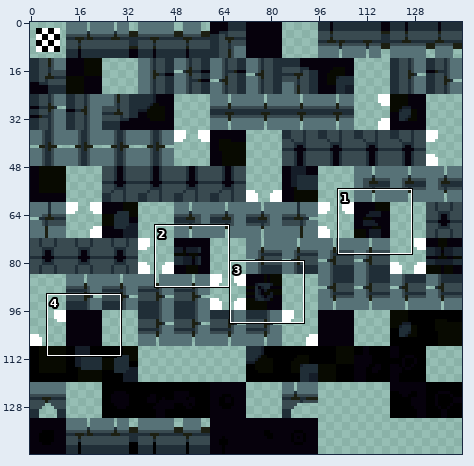
Sprite sheet: tilesets/ts_nexus_foreground_1/output_tileset.png. Above, an overview of the earlier version with the close-up marked.
Close-up. The starting point:
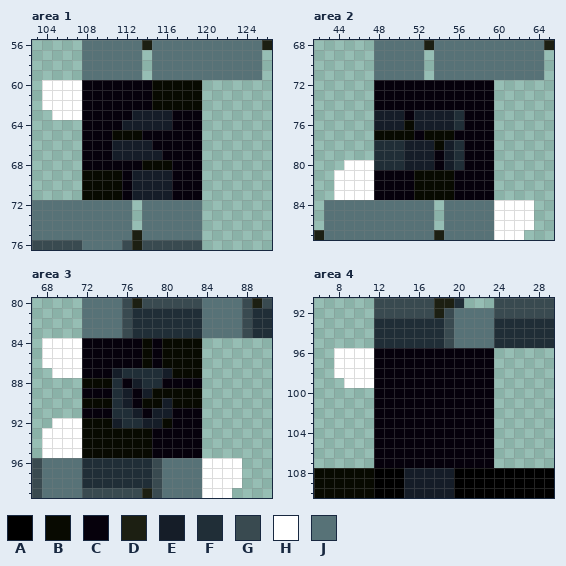
The file is 144x144 pixels. Shown: area 1: x 103..126, y 56..76; area 2: x 42..65, y 68..87; area 3: x 67..90, y 80..99; area 4: x 6..29, y 91..110. The commit also changed other parts of the picture, which this record leaves out.
Palette (. is transparent): A #000000  B #080a01  C #06010c  D #1c1f12  E #151d28  F #202e37  G #394a50  H #ffffff  J #577277
Pixels before, area 1, first column x 103:
56 .....JJJJJJDJJJJJJJJJJJD
57 .....JJJJJJ.JJJJJJJJJJJ.
58 .....JJJJJJ.JJJJJJJJJJJ.
59 .....JJJJJJ.JJJJJJJJJJJ.
60 .HHHHCCCCCCCBBBBB.......
61 .HHHHCCCCCCCBBBBB.......
62 .HHHHCCCCCCCBBBBB.......
63 ..HHHCCCCCEEEECCC.......
64 .....CCCCEEEEECCC.......
65 .....CCCBBBCCCCCC.......
66 .....CCCEEEECCCCC.......
67 .....CCCEEEEECCCC.......
68 .....CCCCCCBBBCCC.......
69 .....BBBBCEEEECCC.......
70 .....BBBBCEEEECCC.......
71 .....BBBBCEEEECCC.......
72 JJJJJJJJJJ.JJJJJJ.......
73 JJJJJJJJJJ.JJJJJJ.......
74 JJJJJJJJJJ.JJJJJJ.......
75 JJJJJJJJJJDJJJJJJ.......
76 GGGGGJJJJGDGGGGGG.......
Pixels before, area 2, first column x 42:
68 ......JJJJJDJJJJJJJJJJJD
69 ......JJJJJ.JJJJJJJJJJJ.
70 ......JJJJJ.JJJJJJJJJJJ.
71 ......JJJJJ.JJJJJJJJJJJ.
72 ......CCCCCCCCCCCC......
73 ......CCCCCCCCCCCC......
74 ......CCCCCCCCCCCC......
75 ......EEECEEEEFCCC......
76 ......EEEBEEEEFCCC......
77 ......BBBBCBBBCCCC......
78 ......FFFEEEBEFCCC......
79 ......FFFEEECEFCCC......
80 ...HHHFFFEEECEFCCC......
81 ..HHHHCCCCBBBBCCCC......
82 ..HHHHCCCCBBBBCCCC......
83 ..HHHHCCCCBBBBCCCC......
84 .JJJJJJJJJJJ.JJJJJHHHH..
85 .JJJJJJJJJJJ.JJJJJHHHH..
86 .JJJJJJJJJJJ.JJJJJHHHH..
87 DJJJJJJJJJJJDJJJJJHHH...
Pixels before, area 3, first column x 67:
 80 .....JJJJGDGGGGGGJJJJGDG
 81 .....JJJJGFFFFFFFJJJJGFF
 82 .....JJJJGFFFFFFFJJJJGFF
 83 .....JJJJGFFFFFFFJJJJGFF
 84 .HHHHCCCCCCBCBBBB.......
 85 .HHHHCCCCCCBCBBBB.......
 86 .HHHHCCCCCCBCBBBB.......
 87 ..HHHCCCEFFFFEBBB.......
 88 .....BBBFCEFFCCCC.......
 89 .....CCCFECEBBBBB.......
 90 .....BBBFECBBEBBB.......
 91 .....CCCFFECEECCC.......
 92 ..HHHBBBEFFEEBCCC.......
 93 .HHHHBBBBBBBCCCCC.......
 94 .HHHHBBBBBBBCCCCC.......
 95 .HHHHBBBBBBBCCCCC.......
 96 GJJJJFFFFFFFGJJJJHHHH...
 97 GJJJJFFFFFFFGJJJJHHHH...
 98 GJJJJFFFFFFFGJJJJHHHH...
 99 GJJJJGGGGGGDGJJJJHHH....
Pixels before, area 4, first column x 6:
 91 ......GGGGGGDDF...GGGGGG
 92 ......GGGGGGDGJJJJGGGGGG
 93 ......FFFFFFFGJJJJFFFFFF
 94 ......FFFFFFFGJJJJFFFFFF
 95 ......FFFFFFFGJJJJFFFFFF
 96 ..HHHHCCCCCCCCCCCC......
 97 ..HHHHCCCCCCCCCCCC......
 98 ..HHHHCCCCCCCCCCCC......
 99 ...HHHCCCCCCCCCCCC......
100 ......CCCCCCCCCCCC......
101 ......CCCCCCCCCCCC......
102 ......CCCCCCCCCCCC......
103 ......CCCCCCCCCCCC......
104 ......CCCCCCCCCCCC......
105 ......CCCCCCCCCCCC......
106 ......CCCCCCCCCCCC......
107 ......CCCCCCCCCCCC......
108 BBBBBBAAAEEEEEAAAAAAAAAA
109 BBBBBBAAAEEEEEAAAAAAAAAA
110 BBBBBBAAAEEEEEAAAAAAAAAA
The result:
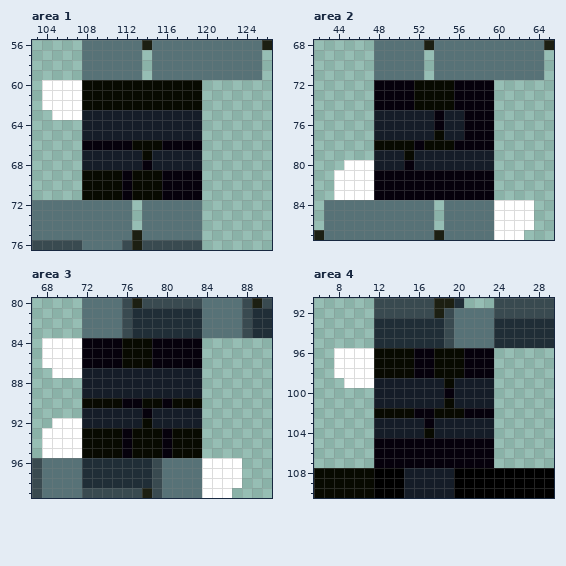
The exact change:
Area 1:
Colour B replaces colour C in rows 60 to 62 at x 108 to 114; in row 66 at x 115.
Colour B replaces colour E in row 66 at x 113 to 114; in row 67 at x 114; in rows 69 to 71 at x 113 to 115.
Colour C replaces colour B in row 68 at x 114.
Colour C replaces colour E in row 66 at x 111 to 112; in rows 69 to 71 at x 116.
Colour E replaces colour B in row 65 at x 111 to 113; in row 68 at x 115 to 116.
Colour E replaces colour C in row 63 at x 108 to 112 and 117 to 119; in row 64 at x 108 to 111 and 117 to 119; in row 65 at x 108 to 110 and 114 to 119; in row 67 at x 108 to 110 and 116 to 119; in row 68 at x 108 to 113 and 117 to 119.
Area 2:
Colour B replaces colour C in rows 72 to 74 at x 52 to 55.
Colour B replaces colour E in row 78 at x 51, 53 and 55; in row 79 at x 51.
Colour B replaces colour F in row 78 at x 48 to 50.
Colour C replaces colour B in rows 81 to 83 at x 52 to 55.
Colour C replaces colour E in rows 75 to 76 at x 54; in row 78 at x 52; in row 80 at x 51.
Colour C replaces colour F in row 78 at x 56.
Colour E replaces colour B in row 76 at x 51; in row 77 at x 48 to 51, 53 and 55.
Colour E replaces colour C in row 75 at x 51; in row 77 at x 52 and 56; in rows 79 to 80 at x 54 and 57 to 59.
Colour E replaces colour F in rows 75 to 76 at x 56; in rows 79 to 80 at x 48 to 50 and 56.
Area 3:
Colour B replaces colour C in rows 84 to 86 at x 76 to 77; in rows 93 to 95 at x 79 and 81 to 83.
Colour B replaces colour E in row 92 at x 78.
Colour B replaces colour F in row 90 at x 75.
Colour C replaces colour B in rows 84 to 86 at x 80 to 83; in rows 93 to 95 at x 76.
Colour C replaces colour E in row 90 at x 76 and 80.
Colour E replaces colour B in row 87 at x 81 to 83; in row 88 at x 72 to 74; in row 89 at x 79 to 83; in row 92 at x 72 to 74 and 80.
Colour E replaces colour C in row 87 at x 72 to 74; in row 88 at x 76 and 80 to 83; in row 89 at x 72 to 74 and 77; in row 91 at x 72 to 74 and 81 to 83; in row 92 at x 81 to 83.
Colour E replaces colour F in row 87 at x 76 to 79; in row 88 at x 75 and 78 to 79; in row 89 at x 75; in row 91 at x 75 to 76; in row 92 at x 76 to 77.
Area 4:
Colour B replaces colour C in rows 96 to 98 at x 12 to 15 and 18 to 20; in row 99 at x 19; in row 101 at x 19; in row 102 at x 12 to 15 and 18 to 20; in row 104 at x 17.
Colour E replaces colour C in rows 99 to 101 at x 12 to 18 and 20 to 23; in rows 103 to 104 at x 12 to 16 and 18 to 23.
Where, in picture pixels (left, top, right, bottom), the same in both close-ups:
changed: (82, 80, 202, 200)
changed: (374, 80, 494, 200)
changed: (82, 338, 202, 458)
changed: (374, 348, 494, 438)
